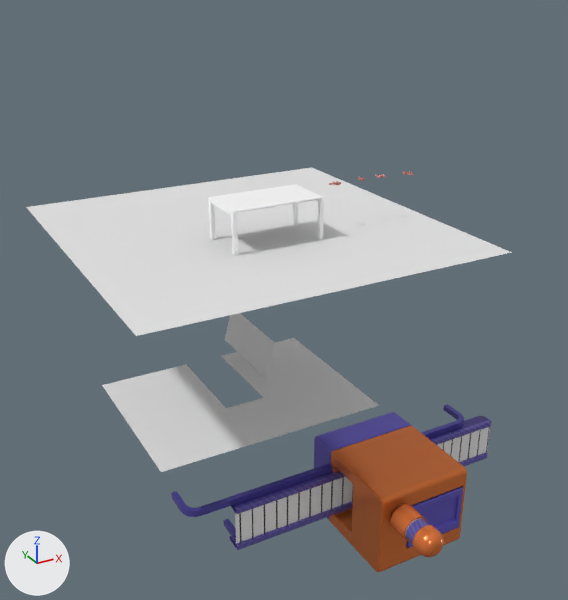
The glTF model build/models/Scene.glb, before and after one commit.
One viewpoint serves both versions: a 50 mm camera at (-6.08, -12.39, 4.6) aimed at (0.59, -0.25, -1.47). Lighting does not change. The marker at lower left points along +X, +Y and +Z. Where no turn or scale is listed for an object, it has been applied to the vertices.

The scene before the commit, as lines of its bpy script (objects in view):
```python
me_cube_018 = bpy.data.meshes.new('Cube.018')
me_cube_018.from_pydata(...)  # 2112 vertices, 4196 faces; spans x -0.87..0.87, y -0.49..0.49, z 0.0..0.76
# faces by material slot: [2032, 2164]
me_cube_018.materials.append(mat_grill_metal_material)  # light grey #e4e4e4
me_cube_018.materials.append(mat_table)  # white #ffffff
me_cutter = bpy.data.meshes.new('Cutter')
me_cutter.from_pydata(...)  # 2187 vertices, 3996 faces; spans x -0.95..0.75, y -3.04..4.05, z 0.0..3.47
# faces by material slot: [3486, 440, 70]
me_cutter.materials.append(mat_factory_01)  # picture img_factory_01
me_cutter.materials.append(mat_text)  # white #e7e7e7
me_cutter.materials.append(mat_line)  # picture img_line
me_floorbase = bpy.data.meshes.new('FloorBase')
me_floorbase.from_pydata(...)  # 26 vertices, 32 faces; spans x -3.3..3.3, y 0.0..3.3, z 0.0
me_floorbase.materials.append(mat_floor)  # white #e7e7e7
me_plane_004 = bpy.data.meshes.new('Plane.004')
me_plane_004.from_pydata(...)  # 4 vertices, 2 faces; spans x 0.0..0.21, y -1.0..1.0, z 0.0..0.77
me_plane_005 = bpy.data.meshes.new('Plane.005')
me_plane_005.from_pydata(...)  # 8 vertices, 6 faces; spans x -2.62..1.82, y -2.33..1.0, z 0.0
ob_cutter = bpy.data.objects.new('Cutter', me_cutter)
ob_cutter.location = (1.9, -0.9, -5.0)
ob_cutter.rotation_euler = (1.571, -1.571, 0.0)  # degrees (90, -90, 0)
ob_door = bpy.data.objects.new('Door', me_plane_004)
ob_door.location = (0.4, 1.16, -3.34)
ob_floorbase = bpy.data.objects.new('FloorBase', me_floorbase)
ob_floorbase.location = (0.0, 0.0, 0.0)
ob_table = bpy.data.objects.new('Table', me_cube_018)
ob_table.location = (0.0, -0.7, 0.0)
ob_wall = bpy.data.objects.new('Wall', me_plane_005)
ob_wall.location = (0.0, 0.5, -3.34)
# also in view: 'FloorCells' at (0.0, -1.24, 0.0)
```
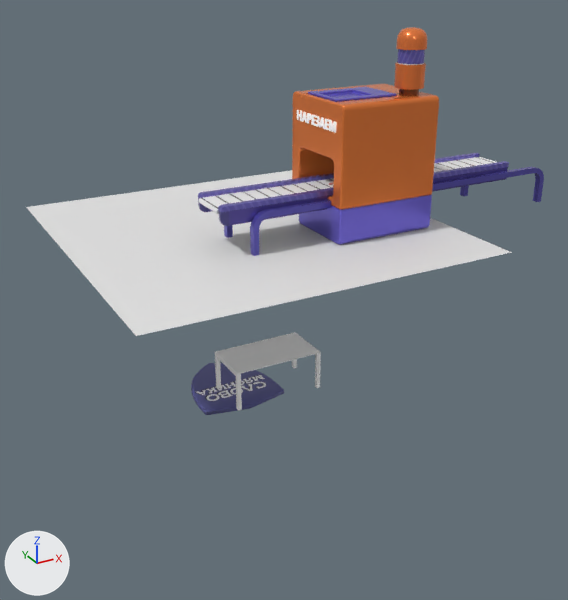
Boxes (x1, y1, x2, y2) around the edits, measured in the pictures (568 x 600 px):
'Cutter', moved, turned
    before: (171, 404, 492, 572)
    after: (198, 27, 544, 256)
'Wall', deleted
    before: (102, 338, 379, 472)
'Table', moved
    before: (209, 184, 324, 256)
    after: (215, 332, 321, 410)
'Logo_4', added (blue)
    after: (191, 363, 284, 415)
'Door', deleted
    before: (225, 313, 275, 378)

Patch to the scene script:
```diff
--- a/build/models/Scene.glb.py
+++ b/build/models/Scene.glb.py
@@ img_logo_4 @@
+img_logo_4 = load_image('Logo_4', '_unpacked/Logo_4', 1240, 1412, 'sRGB')
@@ mat_logo_4 @@
+mat_logo_4 = principled_material('Logo_4')
+mat_logo_4.texture = img_logo_4
@@ me_logo_4 @@
+me_logo_4.from_pydata(...)  # 288 vertices, 572 faces; spans x -0.91..0.91, y -1.04..1.03, z -0.1..0.0
+me_logo_4.materials.append(mat_logo_4)  # picture img_logo_4
@@ ob_table @@
 ob_table = bpy.data.objects.new('Table', me_cube_018)
-ob_table.location = (0.0, -0.7, 0.0)
+ob_table.location = (0.0, -0.7, -3.0)
@@ ob_door @@
-ob_door = bpy.data.objects.new('Door', me_plane_004)
-ob_door.location = (0.4, 1.16, -3.34)
@@ ob_wall @@
-ob_wall = bpy.data.objects.new('Wall', me_plane_005)
-ob_wall.location = (0.0, 0.5, -3.34)
@@ ob_cutter @@
 ob_cutter = bpy.data.objects.new('Cutter', me_cutter)
-ob_cutter.location = (1.9, -0.9, -5.0)
-ob_cutter.rotation_euler = (1.571, -1.571, 0.0)  # degrees (90, -90, 0)
+ob_cutter.location = (1.9, -0.9, 0.0)
+ob_cutter.rotation_euler = (0.0, 0.0, -1.571)  # degrees (0, 0, -90)
@@ ob_logo_4 @@
+ob_logo_4 = bpy.data.objects.new('Logo_4', me_logo_4)
+ob_logo_4.location = (0.0, 1.12, -3.81)
```
